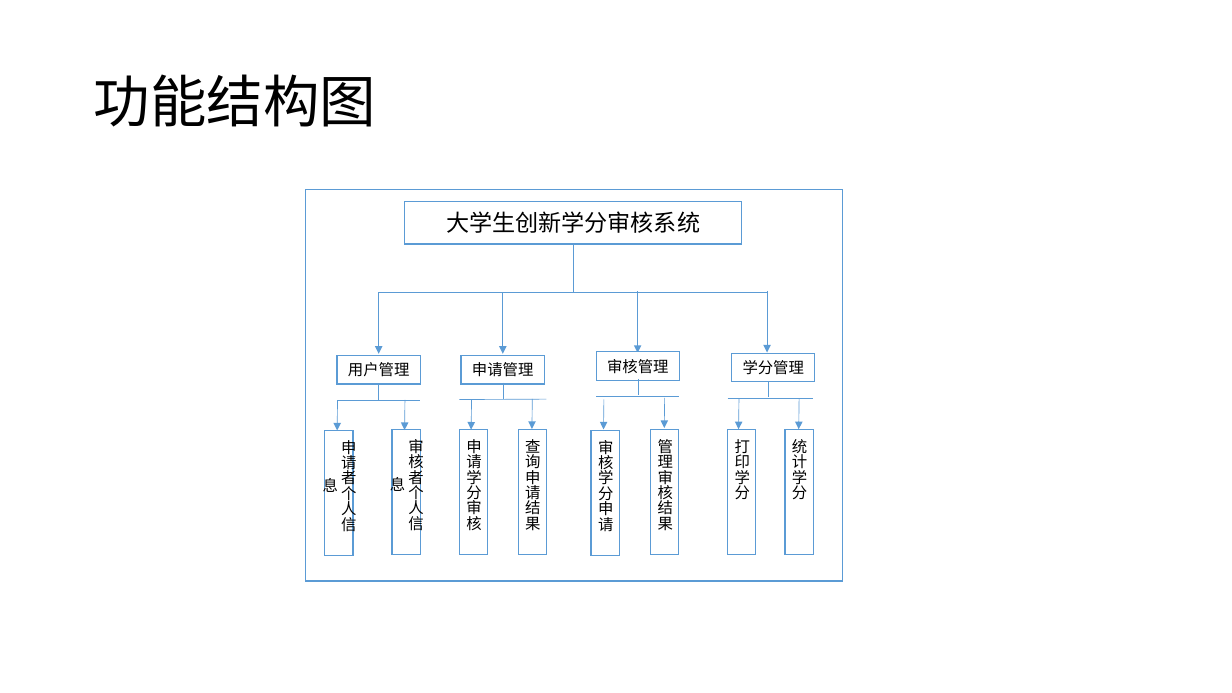
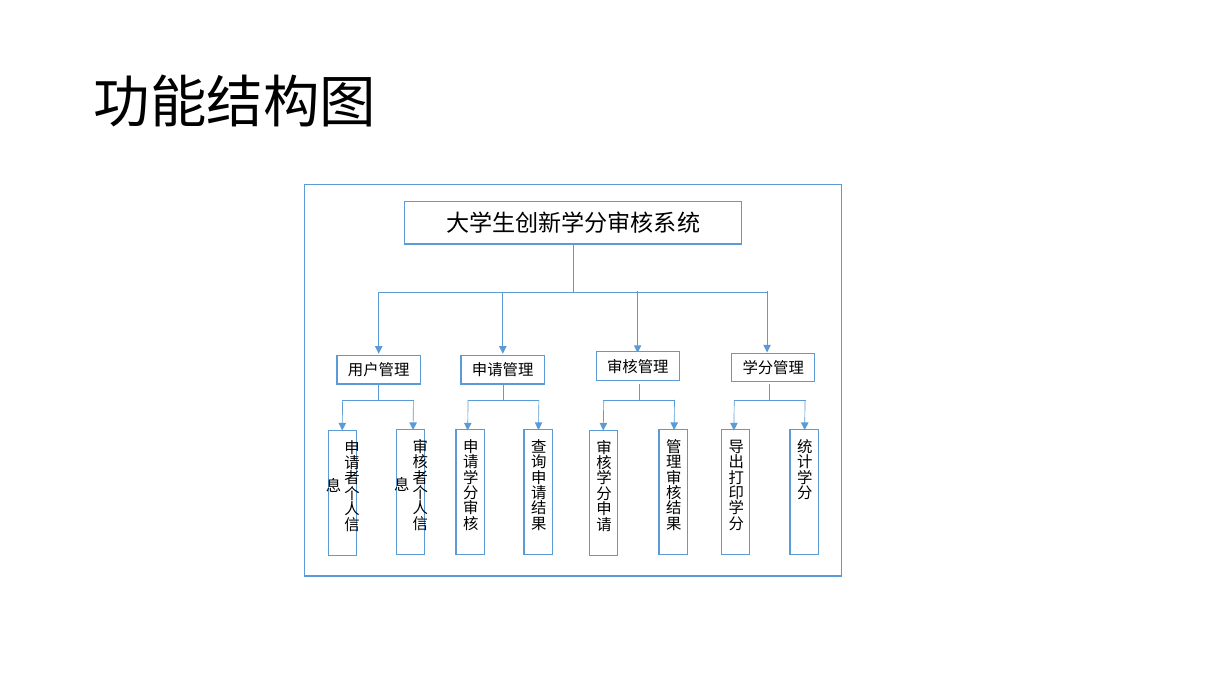
Before and after one commit to hujun123qwe/thinkphp_learn, a slide deck: slide 2 of 毕业论文.pptx. Drawn at 1232x693 pixels with LibreOffice and Linux fonts; fonts in the diff are those of the drawing. Boxes give left, top, right and bottom in pixels: in the first picture for what was removed or moved away, otherwise in the second. Text is boxed around its words. In the diff, an @@ line names an element or a change of style, - is before the commit and + after.

```diff
--- a/毕业论文.pptx
+++ b/毕业论文.pptx
@@ rectangle: place and size @@
-rectangle at box(306, 189, 843, 580)
+rectangle at box(305, 185, 842, 576)
@@ line moved from (639, 379) - (639, 396) to (640, 384) - (640, 400) @@
@@ line moved from (769, 381) - (769, 397) to (770, 384) - (770, 400) @@
@@ line moved from (337, 400) - (421, 400) to (342, 400) - (414, 400) @@
@@ 2 arrows, 1 rectangle: place and size @@
-2 arrows, 1 rectangle at box(471, 399, 756, 555)
+2 arrows, 1 rectangle at box(468, 400, 750, 555)
@@ line moved from (459, 399) - (546, 399) to (468, 400) - (540, 400) @@
@@ line moved from (596, 396) - (679, 396) to (604, 400) - (675, 400) @@
@@ 2 arrows, 1 rectangle: place and size @@
-2 arrows, 1 rectangle at box(405, 398, 679, 555)
+2 arrows, 1 rectangle at box(413, 400, 688, 555)
@@ line moved from (727, 398) - (813, 398) to (734, 400) - (806, 400) @@
@@ 3 rectangles, 3 arrows: place and size @@
-3 rectangles, 3 arrows at box(337, 399, 814, 555)
+3 rectangles, 3 arrows at box(342, 400, 819, 555)
@@ text in rectangle at box(729, 439, 744, 530): text changed @@
-打印学分
+导出打印学分
```
Also in this commit, not shown: 1 slide added, 5 other files.
